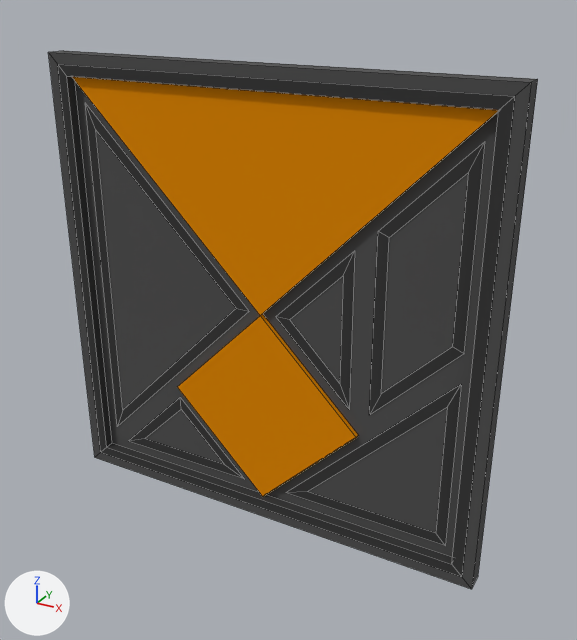
Two versions of the Blender file blender_models/Machines/Tangram Frame.blend, one commit apart.
Both versions are drawn from a 50 mm camera at (0.694, -1.184, 0.581) aimed at (-0.045, 0.159, -0.091). Every picture has the same lights, and +X, +Y and +Z are marked at lower left. Mesh edges are drawn as thin lines.

The scene before the commit, as lines of its bpy script (objects in view):
```python
me_cube_044 = bpy.data.meshes.new('Cube.044')
me_cube_044.from_pydata(...)  # 72 vertices, 45 faces; spans x -0.44..0.44, y -0.04..0.0, z -0.44..0.44
# faces by material slot: [10, 24, 11]
me_cube_044.materials.append(mat_base)  # dark grey #4e4e4e
me_cube_044.materials.append(mat_base_dark)  # black #333333
me_cube_044.materials.append(mat_orange)  # orange #e48a08
ob_tangram_frame = bpy.data.objects.new('Tangram Frame', me_cube_044)
ob_tangram_frame.location = (0.0, 0.0, 0.0)
```
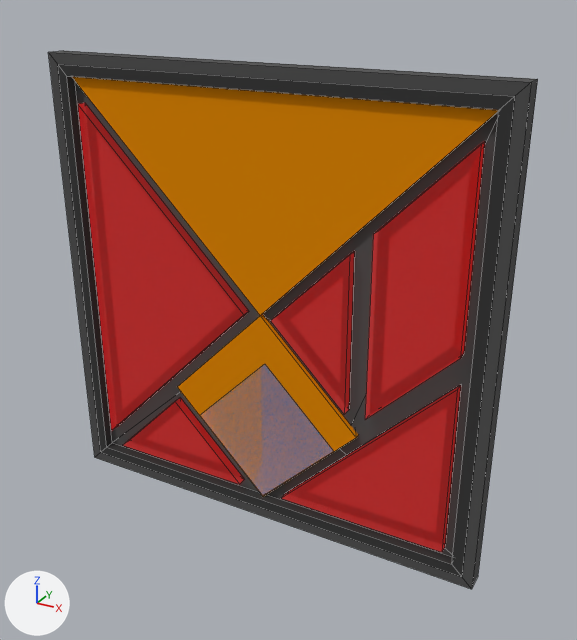
Commit message: implement Tangram Frame machine

Patch to the scene script:
```diff
--- a/blender_models/Machines/Tangram Frame.blend.py
+++ b/blender_models/Machines/Tangram Frame.blend.py
@@ me_cube_044 @@
-me_cube_044.from_pydata(...)  # 72 vertices, 45 faces; spans x -0.44..0.44, y -0.04..0.0, z -0.44..0.44
+me_cube_044.from_pydata(...)  # 70 vertices, 47 faces; spans x -0.44..0.44, y -0.04..0.0, z -0.44..0.44
+# me_cube_044 part 1
+# 10 vertices are removed from x -0.2..0.2, y -0.03..-0.02, z -0.4..0.0
+# 7 faces are deleted
+# 8 vertices are added at x -0.027..0.185, y -0.02..-0.01, z -0.227..-0.015
+# 5 new faces join them, mat_darkness (black #0a0a0a)
+# 4 new faces join them, mat_base (dark grey #4e4e4e)
 me_cube_044.materials.append(mat_base)
@@ me_cube_044 @@
 me_cube_044.materials.append(mat_orange)
+me_cube_044.materials.append(mat_darkness)  # black #0a0a0a
@@ me_cube @@
+me_cube.from_pydata([(-0.146, -0.03, -0.252), (0.009, -0.03, -0.096), (-0.146, 0.5, -0.252), (0.009, 0.5, -0.096), (0.0, -0.03, -0.398), (0.155, -0.03, -0.243), (0.0, 0.5, -0.398), (0.155, 0.5, -0.243)], [], [(0, 1, 3, 2), (2, 3, 7, 6), (6, 7, 5, 4), (4, 5, 1, 0), (2, 6, 4, 0), (7, 3, 1, 5)])
+me_cube.materials.append(mat_solid)  # black #000000
@@ me_cube_005 @@
+me_cube_005.from_pydata([(-0.352, -0.021, -0.38), (-0.048, -0.021, -0.38), (-0.2, -0.021, -0.228), (-0.352, -0.041, -0.38), (-0.2, -0.041, -0.228), (-0.048, -0.041, -0.38)], [], [(0, 2, 1), (3, 5, 4), (1, 2, 4, 5), (0, 1, 5, 3), (2, 0, 3, 4)])
+me_cube_005.materials.append(mat_interactable)  # black #000000
@@ me_cube_004 @@
+me_cube_004.from_pydata([(0.048, -0.021, -0.38), (0.38, -0.021, -0.38), (0.38, -0.021, -0.048), (0.048, -0.041, -0.38), (0.38, -0.041, -0.048), (0.38, -0.041, -0.38)], [], [(0, 2, 1), (3, 5, 4), (1, 2, 4, 5), (0, 1, 5, 3), (2, 0, 3, 4)])
+me_cube_004.materials.append(mat_interactable)  # black #000000
@@ me_cube_003 @@
+me_cube_003.from_pydata([(0.22, -0.021, 0.192), (0.22, -0.021, -0.152), (0.38, -0.021, 0.008), (0.38, -0.021, 0.352), (0.38, -0.041, 0.352), (0.38, -0.041, 0.008), (0.22, -0.041, 0.192), (0.22, -0.041, -0.152)], [], [(3, 2, 1, 0), (4, 6, 7, 5), (3, 0, 6, 4), (1, 2, 5, 7), (2, 3, 4, 5), (0, 1, 7, 6)])
+me_cube_003.materials.append(mat_interactable)  # black #000000
@@ me_cube_002 @@
+me_cube_002.from_pydata([(0.028, -0.021, 0.0), (0.18, -0.021, -0.152), (0.18, -0.021, 0.152), (0.028, -0.041, 0.0), (0.18, -0.041, 0.152), (0.18, -0.041, -0.152)], [], [(0, 2, 1), (3, 5, 4), (1, 2, 4, 5), (0, 1, 5, 3), (2, 0, 3, 4)])
+me_cube_002.materials.append(mat_interactable)  # black #000000
@@ me_cube_001 @@
+me_cube_001.from_pydata([(-0.028, -0.021, 0.0), (-0.38, -0.021, -0.352), (-0.38, -0.021, 0.352), (-0.028, -0.041, 0.0), (-0.38, -0.041, -0.352), (-0.38, -0.041, 0.352)], [], [(0, 1, 2), (3, 5, 4), (0, 2, 5, 3), (2, 1, 4, 5), (1, 0, 3, 4)])
+me_cube_001.materials.append(mat_interactable)  # black #000000
@@ ob_solid @@
+ob_solid = bpy.data.objects.new('Solid', me_cube)
+ob_solid.parent = ob_keyholder
+ob_solid.location = (0.0, 0.0, 0.0)
@@ ob_keyholder @@
+ob_keyholder = bpy.data.objects.new('KeyHolder', me_cube_006)  # 16 vertices, 14 faces; spans x -0.2..0.2, y -0.03..0.5, z -0.4..0.0; in mat_orange (orange #e48a08)
+ob_keyholder.location = (0.0, 0.0, 0.0)
@@ ob_in3 @@
+ob_in3 = bpy.data.objects.new('IN3', me_cube_005)
+ob_in3.parent = ob_tangram_frame
+ob_in3.location = (0.0, 0.0, 0.0)
@@ ob_in2 @@
+ob_in2 = bpy.data.objects.new('IN2', me_cube_004)
+ob_in2.parent = ob_tangram_frame
+ob_in2.location = (0.0, 0.0, 0.0)
@@ ob_in5 @@
+ob_in5 = bpy.data.objects.new('IN5', me_cube_003)
+ob_in5.parent = ob_tangram_frame
+ob_in5.location = (0.0, 0.0, 0.0)
@@ ob_in4 @@
+ob_in4 = bpy.data.objects.new('IN4', me_cube_002)
+ob_in4.parent = ob_tangram_frame
+ob_in4.location = (0.0, 0.0, 0.0)
@@ ob_in1 @@
+ob_in1 = bpy.data.objects.new('IN1', me_cube_001)
+ob_in1.parent = ob_tangram_frame
+ob_in1.location = (0.0, 0.0, 0.0)
```

What differs and where, as boxes [x1, y1, x2, y2] in the pictures (577 x 640 px; the box of a moved part takes in the faces that stretch with it):
'IN1', added: after [78, 103, 249, 431]
'IN5', added: after [365, 141, 485, 420]
'IN2', added: after [281, 385, 461, 552]
'KeyHolder', added (orange): after [177, 314, 358, 496]
'IN4', added: after [271, 251, 355, 415]
'Solid', added: after [201, 364, 333, 495]
'IN3', added: after [123, 397, 245, 484]
part 1 of me_cube_044, moved or reshaped: [75, 82, 499, 557] in both
